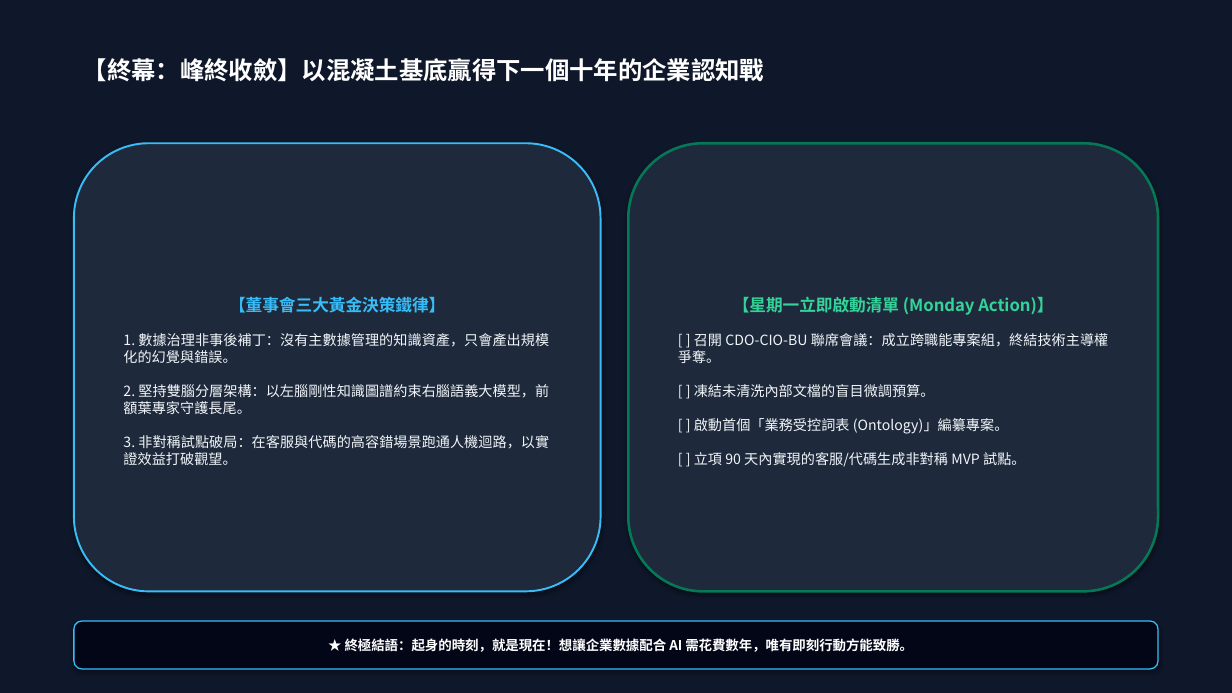
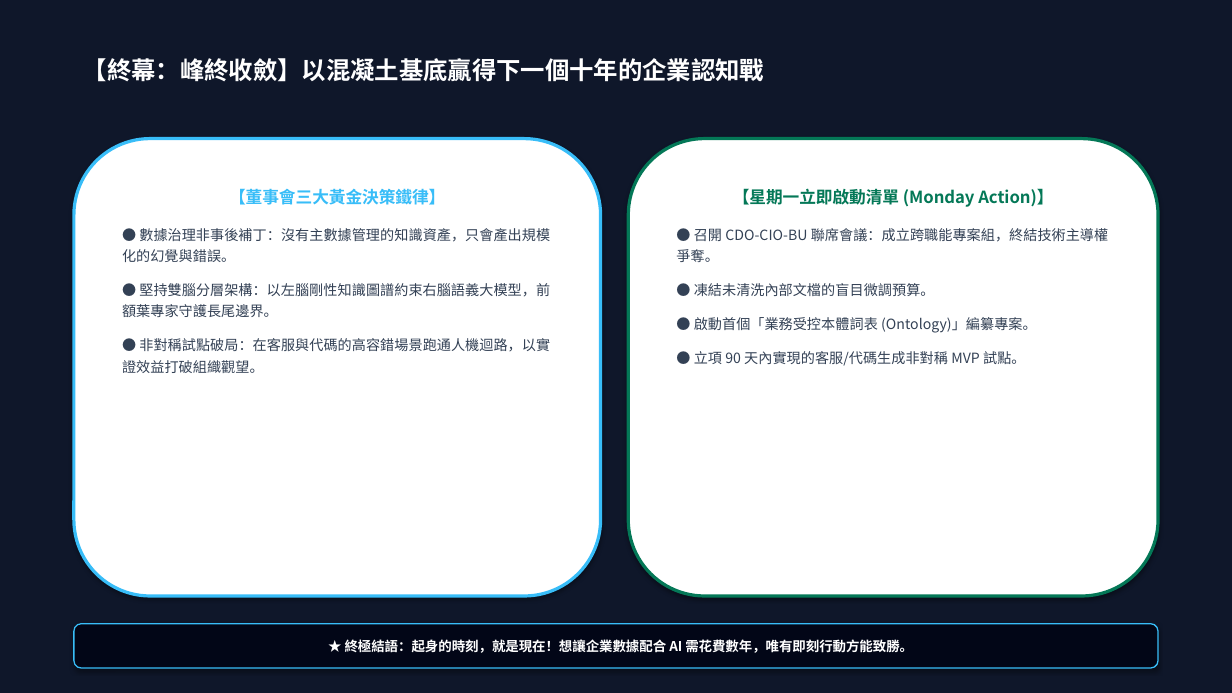
Before and after one commit to markyang20040112-source/deep-reading-and-visual-synthesis, a slide deck: slide 8 of reading_sessions/20261101_企業數據與生成式AI準備度/02_outputs/02_executive_presentation.pptx. Drawn at 1232x693 pixels with LibreOffice and Linux fonts; fonts in the diff are those of the drawing. Boxes give left, top, right and bottom in pixels: in the first picture for what was removed or moved away, otherwise in the second. Text is boxed around its words. In the diff, an @@ line names an element or a change of style, - is before the commit and + after.

Commit message:
feat(skill): upgrade PDF pipeline, unified-scale charts, pptx text wrapping, and single canonical format

```diff
--- a/reading_sessions/20261101_企業數據與生成式AI準備度/02_outputs/02_executive_presentation.pptx
+++ b/reading_sessions/20261101_企業數據與生成式AI準備度/02_outputs/02_executive_presentation.pptx
@@ rounded rectangle "【董事會三大黃金決策鐵律】": place and size @@
-rounded rectangle "【董事會三大黃金決策鐵律】" at <box>74,143,601,592</box>
+rounded rectangle "【董事會三大黃金決策鐵律】" at <box>74,139,601,596</box>
@@ rounded rectangle "【董事會三大黃金決策鐵律】" at <box>74,139,601,596</box>: vertical alignment middle to top; fill #1E293B to #FFFFFF; outline #38BDF8 1.5 pt to #38BDF8 2.5 pt @@
@@ rounded rectangle "【星期一立即啟動清單 (Monday Action)】": place and size @@
-rounded rectangle "【星期一立即啟動清單 (Monday Action)】" at <box>628,143,1158,592</box>
+rounded rectangle "【星期一立即啟動清單 (Monday Action)】" at <box>628,139,1158,596</box>
@@ rounded rectangle "【星期一立即啟動清單 (Monday Action)】" at <box>628,139,1158,596</box>: vertical alignment middle to top; fill #1E293B to #FFFFFF; outline #047857 2 pt to #047857 2.5 pt @@
@@ text in rounded rectangle at <box>229,188,445,205</box>: more space between paragraphs @@
@@ text in rounded rectangle at <box>733,188,1053,207</box>: text colour #34D399 to #047857 in "【星期一立即啟動清單 (Monday Action)】"; more space between paragraphs @@
@@ text in rounded rectangle at <box>122,228,550,373</box>: text changed; text colour #F1F5F9 to #334155 @@
-1. 數據治理非事後補丁：沒有主數據管理的知識資產，只會產出規模化的幻覺與錯誤。
-2. 堅持雙腦分層架構：以左腦剛性知識圖譜約束右腦語義大模型，前額葉專家守護長尾。
-3. 非對稱試點破局：在客服與代碼的高容錯場景跑通人機迴路，以實證效益打破觀望。
+● 數據治理非事後補丁：沒有主數據管理的知識資產，只會產出規模化的幻覺與錯誤。
+● 堅持雙腦分層架構：以左腦剛性知識圖譜約束右腦語義大模型，前額葉專家守護長尾邊界。
+● 非對稱試點破局：在客服與代碼的高容錯場景跑通人機迴路，以實證效益打破組織觀望。
@@ text in rounded rectangle at <box>676,228,1108,366</box>: text changed; text colour #F1F5F9 to #334155 @@
-[ ] 召開 CDO-CIO-BU 聯席會議：成立跨職能專案組，終結技術主導權爭奪。
-[ ] 凍結未清洗內部文檔的盲目微調預算。
-[ ] 啟動首個「業務受控詞表 (Ontology)」編纂專案。
-[ ] 立項 90 天內實現的客服/代碼生成非對稱 MVP 試點。
+● 召開 CDO-CIO-BU 聯席會議：成立跨職能專案組，終結技術主導權爭奪。
+● 凍結未清洗內部文檔的盲目微調預算。
+● 啟動首個「業務受控本體詞表 (Ontology)」編纂專案。
+● 立項 90 天內實現的客服/代碼生成非對稱 MVP 試點。
```
Also in this commit, not shown: 7 other slides changed, 15 other files.
